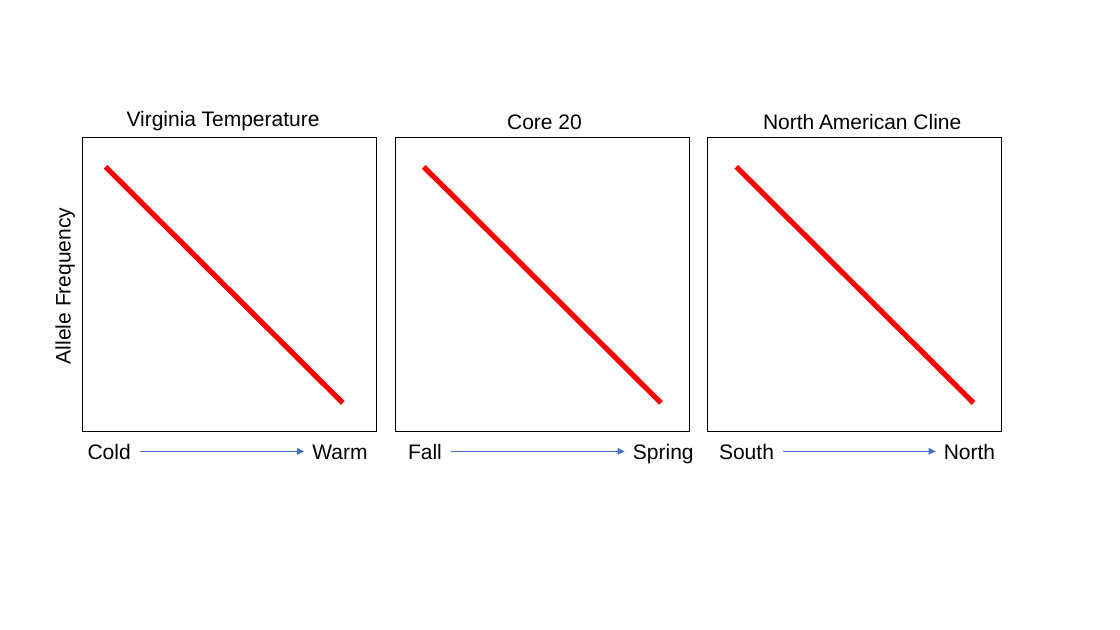
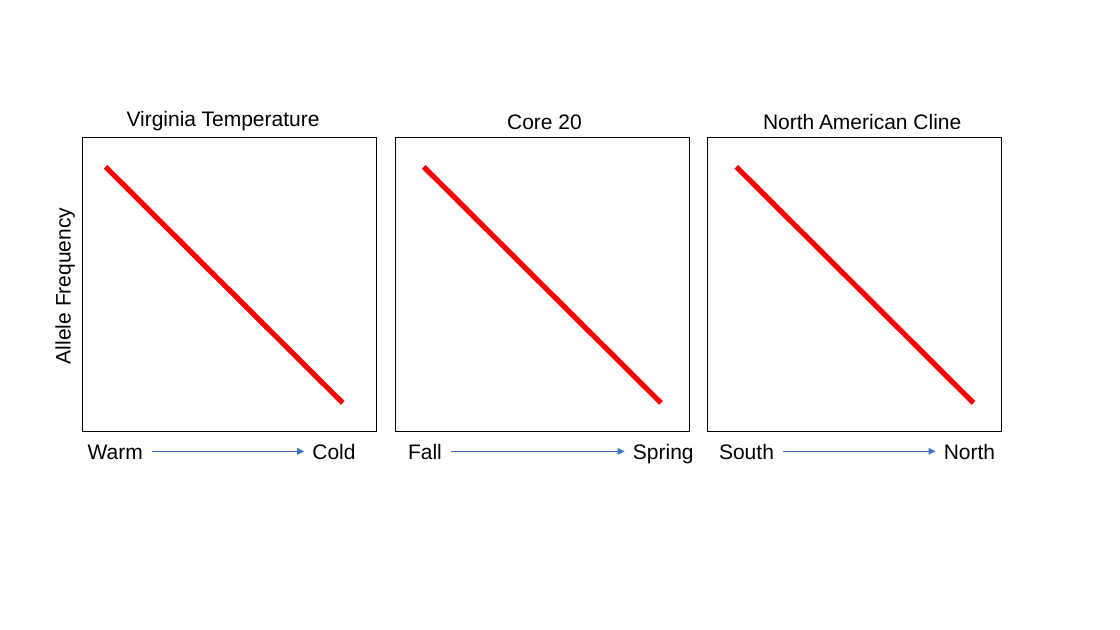
Before and after one commit to Jcbnunez/Cville-Seasonality-2016-2019, a slide deck: slide 1 of FIGURES_TABLES/pub.Figures_Supp_Text/Supp_figures_ordered/model.core20.pptx. Drawn at 1120x630 pixels with LibreOffice and Linux fonts; fonts in the diff are those of the drawing. Boxes give left, top, right and bottom in pixels: in the first picture for what was removed or moved away, otherwise in the second. Text is boxed around its words. In the diff, an @@ line names an element or a change of style, - is before the commit and + after.

```diff
--- a/FIGURES_TABLES/pub.Figures_Supp_Text/Supp_figures_ordered/model.core20.pptx
+++ b/FIGURES_TABLES/pub.Figures_Supp_Text/Supp_figures_ordered/model.core20.pptx
@@ text "Warm": place and size @@
-text "Warm" at [312,444,367,460]
+text "Warm" at [88,444,143,459]
@@ text "Cold": place and size @@
-text "Cold" at [88,443,131,460]
+text "Cold" at [312,443,355,460]
@@ arrow moved from (140, 451) - (304, 451) to (152, 451) - (304, 451) @@
```
Also in this commit, not shown: 38 other files.
